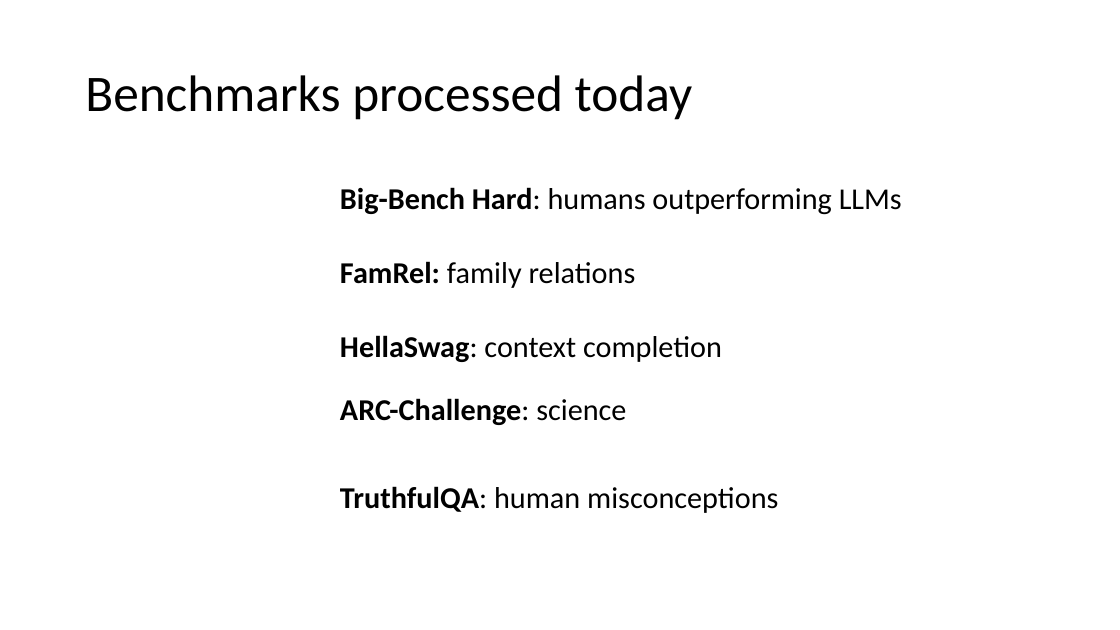
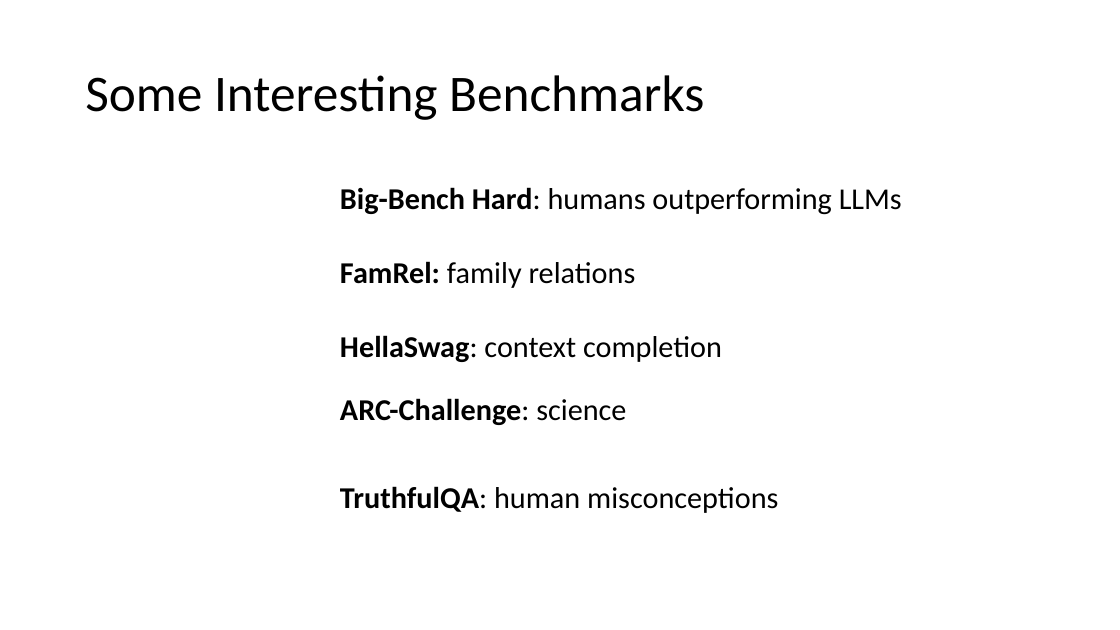
Before and after one commit to nicomp42/CCSCMW2024, a slide deck: slide 6 of CCSC-MW Fall 2024 Conference Tutorial.pptx. Drawn at 1120x630 pixels with LibreOffice and Linux fonts; fonts in the diff are those of the drawing. Boxes give left, top, right and bottom in pixels: in the first picture for what was removed or moved away, otherwise in the second. Text is boxed around its words. In the diff, an @@ line names an element or a change of style, - is before the commit and + after.

```diff
--- a/CCSC-MW Fall 2024 Conference Tutorial.pptx
+++ b/CCSC-MW Fall 2024 Conference Tutorial.pptx
@@ title at box(85, 75, 704, 120): text changed @@
-Benchmarks processed today
+Some Interesting Benchmarks
```
Also in this commit, not shown: 4 other slides changed, 1 slide removed, 42 other files.
